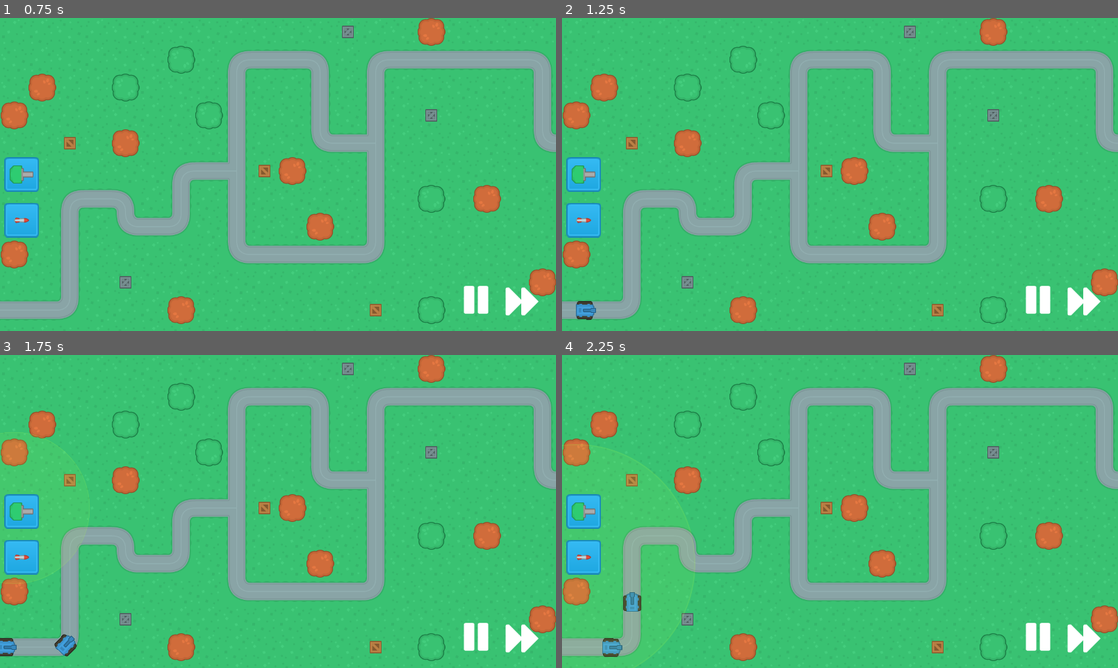
Above: before the commit, frames 1-4 (two rows, left to right).
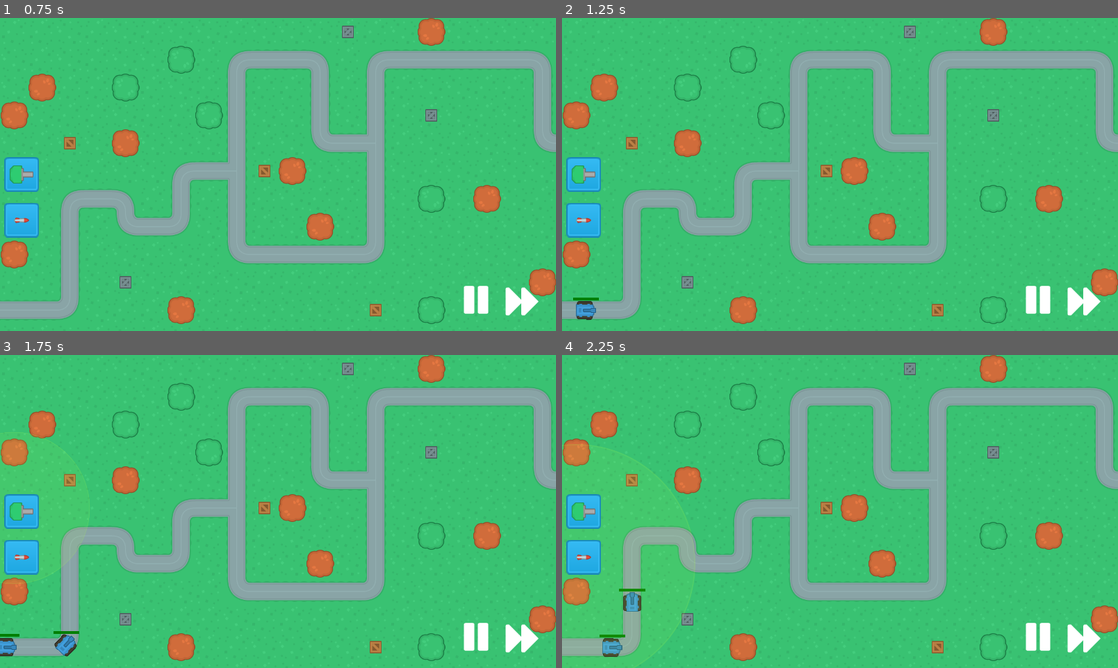
Above: after the commit, the same moments.

Repository: megastruktur/Towers-Tutorial
Game: Godot game, scene res://scene_handler.tscn
Two runs of this game, one before a commit and one after it. Both use one fixed random seed, a clock stepped at 60 frames per second and the inputs below.
Inputs (mouse positions are in pixels of both pictures, inside the frame that each line leads up to):
- Up to frame 1 (0.75 s): click "New Game" at 0.5 s
- Up to frame 2 (1.25 s): no input
- Up to frame 3 (1.75 s): click (22, 511) at 1.25 s
- Up to frame 4 (2.25 s): click (584, 558) at 2 s

Frame 1 is identical in both runs. In frame 2, less than 0.1% of the frame differs, in the area x 2-7%, y 89-91%; in frame 3, less than 0.1%; in frame 4, less than 0.1%, in the area x 6-15%, y 74-91%.

Commit message:
Damage to enemy and their destruction

Diff:
--- a/Scenes/Enemies/blue_tank.gd
+++ b/Scenes/Enemies/blue_tank.gd
@@ -2,4 +2,5 @@
 
 
 func _ready():
-	set_type("blue_tank")
+	_set("enemy_type", "blue_tank")
+	super._ready()
--- a/Scenes/Enemies/blue_tank.tscn
+++ b/Scenes/Enemies/blue_tank.tscn
@@ -1,7 +1,8 @@
-[gd_scene load_steps=4 format=3 uid="uid://dp4m2dpw25bus"]
+[gd_scene load_steps=5 format=3 uid="uid://dp4m2dpw25bus"]
 
 [ext_resource type="Script" path="res://Scenes/Enemies/blue_tank.gd" id="1_1ts81"]
 [ext_resource type="Texture2D" uid="uid://j3vsqo4g5yvv" path="res://Assets/Enemies/tank_blue.png" id="1_14k14"]
+[ext_resource type="Texture2D" uid="uid://btsqe0jdtnhje" path="res://Assets/UI/HPbar.jpg" id="3_8tady"]
 
 [sub_resource type="RectangleShape2D" id="RectangleShape2D_oibet"]
 size = Vector2(46, 42)
@@ -17,3 +18,15 @@
 
 [node name="Sprite2D" type="Sprite2D" parent="CharacterBody2D"]
 texture = ExtResource("1_14k14")
+
+[node name="HealthBar" type="TextureProgressBar" parent="."]
+offset_left = -30.0
+offset_top = -30.0
+offset_right = 30.0
+offset_bottom = -24.0
+value = 50.0
+nine_patch_stretch = true
+texture_under = ExtResource("3_8tady")
+texture_progress = ExtResource("3_8tady")
+tint_under = Color(0.203922, 0.203922, 0.203922, 1)
+tint_progress = Color(0, 0.498039, 0, 1)
--- a/Scenes/Enemies/enemy.gd
+++ b/Scenes/Enemies/enemy.gd
@@ -1,21 +1,44 @@
 extends PathFollow2D
 
+@onready var HealthBar : TextureProgressBar = $HealthBar
+
 var hp : int
-var enemy_type : String
+var enemy_type : String :
+	get:
+		return enemy_type
+	set(value):
+		enemy_type = value
 
 func _ready():
 	hp = GameData.enemies_data[enemy_type]["hp"]
+
+	HealthBar.max_value = hp
+	HealthBar.value = hp
+	HealthBar.top_level = true
+
+	print(get_name() + " current Health: " + str(hp))
 
 
 func _physics_process(delta):
 	move(delta)
 
+
+func _set(name, value):
+	match name:
+		"enemy_type":
+			enemy_type = value
+
+
 func move(delta):
 	set_progress(get_progress() + GameData.enemies_data[enemy_type]["speed"] * delta)
+	HealthBar.position = position - Vector2(30, 30)
 
 
 func on_hit(damage):
+
+	print(get_name() + " was hit for damage " + str(damage))
 	hp -= damage
+	HealthBar.value = hp
 
 	if hp <= 0:
 		on_destroy()
@@ -23,7 +46,3 @@
 
 func on_destroy():
 	queue_free()
-
-
-func set_type(type):
-	enemy_type = type
--- a/Singletons/GameData.gd
+++ b/Singletons/GameData.gd
@@ -21,6 +21,6 @@
 var enemies_data = {
 	"blue_tank" : {
 		"speed" : 200,
-		"hp" : 100,
+		"hp" : 300,
 	},
 }
Binary file added: Assets/UI/HPbar.jpg
Not shown, added: Assets/UI/HPbar.jpg.import
